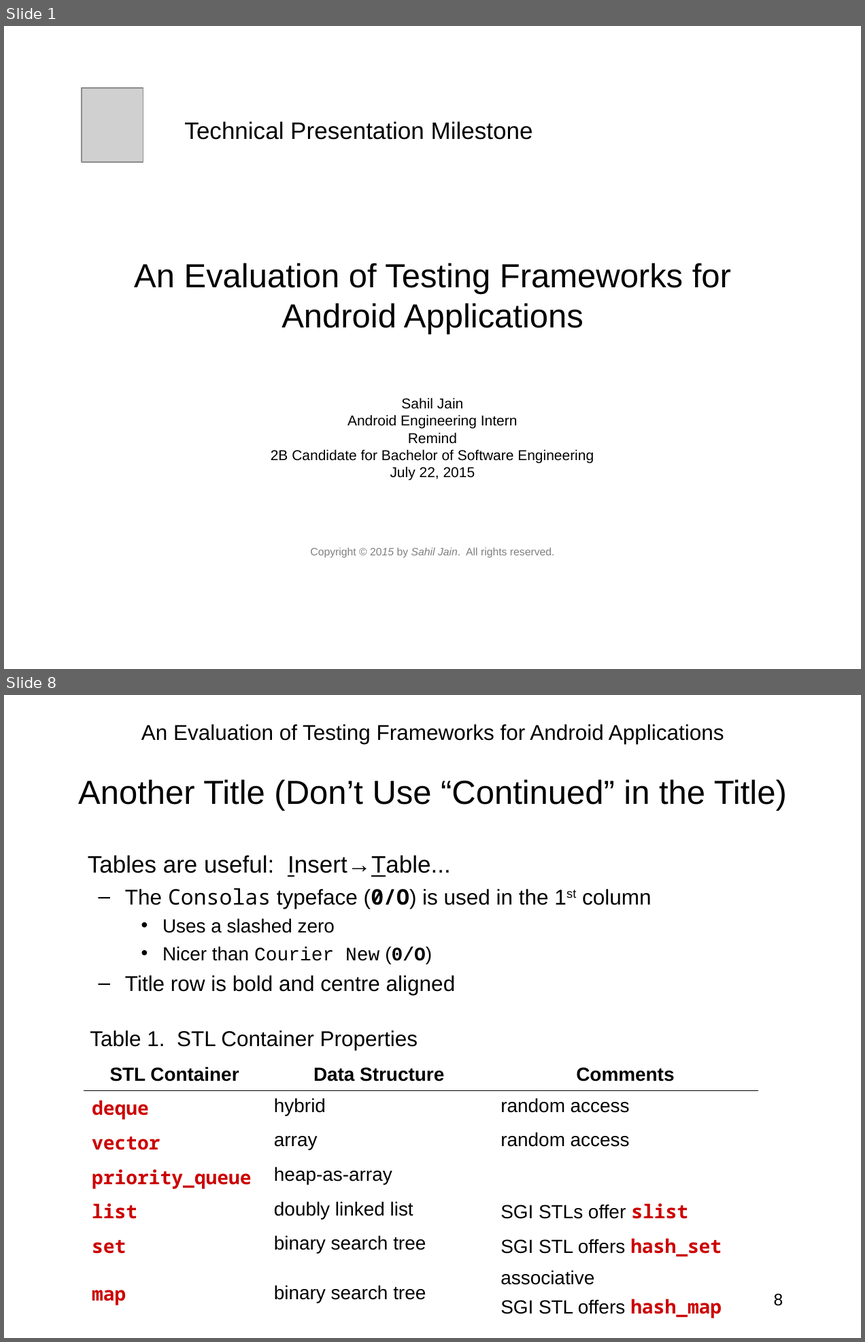
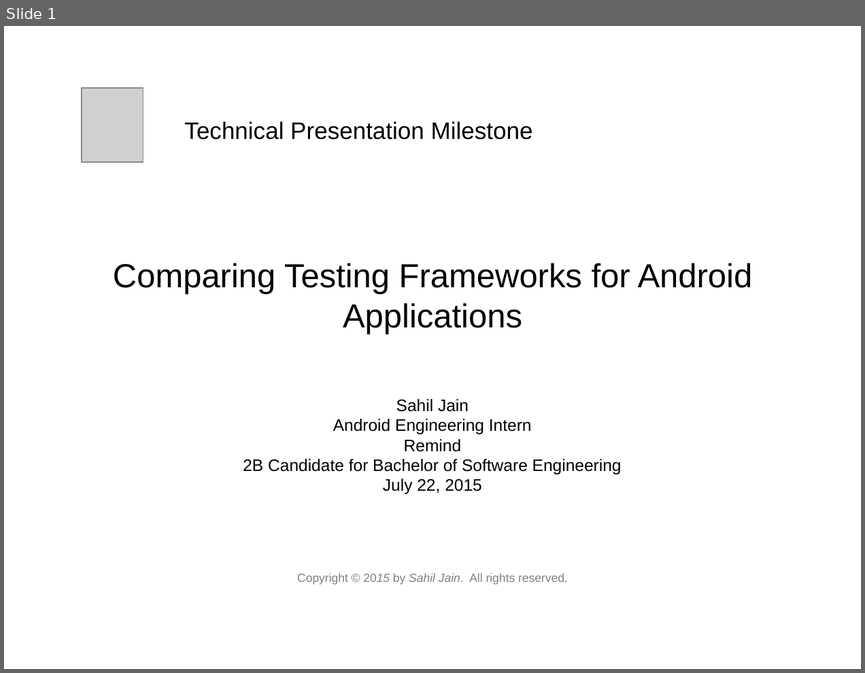
Before and after one commit to sahiljain/tpm, a slide deck: s44jain_tpm.ppt. Shown one above the other, each under a label of ours: slides 1 and 8 before the commit, slide 1 after it; the slides between them are not shown. The pictures are 865x1342 and 865x673 pixels, drawn with LibreOffice and Linux fonts; fonts in the diff are those of the drawing; grey boxes stand for pictures. Boxes give left, top, right and bottom in pixels: in the first picture for what was removed or moved away, otherwise in the second. Text is boxed around its words. In the diff, an @@ line names an element or a change of style, - is before the commit and + after.

```diff
--- a/s44jain_tpm.ppt
+++ b/s44jain_tpm.ppt
@@ slide 8 removed at bbox=[4, 695, 861, 1338], background #FFFFFF @@
@@ text removed at bbox=[141, 724, 724, 744] @@
-An Evaluation of Testing Frameworks for Android Applications
@@ title removed at bbox=[78, 779, 787, 811] @@
-Another Title (Don’t Use “Continued” in the Title)
@@ text removed at bbox=[88, 855, 651, 995] @@
-Tables are useful: Insert→Table...
-  – The Consolas typeface (0/O) is used in the 1st column
-    • Uses a slashed zero
-    • Nicer than Courier New (0/O)
-  – Title row is bold and centre aligned
@@ text removed at bbox=[90, 1030, 417, 1050] @@
-Table 1. STL Container Properties
@@ table removed at bbox=[84, 1059, 758, 1321], 7 rows, 3 columns @@
-STL Container | Data Structure | Comments
-deque | hybrid | random access
-vector | array | random access
-priority_queue | heap-as-array | 
-list | doubly linked list | SGI STLs offer slist
-set | binary search tree | SGI STL offers hash_set
-map | binary search tree | associative / SGI STL offers hash_map
@@ page number removed at bbox=[774, 1293, 783, 1306] @@
-8
@@ slide 1 changed as well @@
@@ title at bbox=[113, 263, 753, 334]: text changed @@
-An Evaluation of Testing Frameworks for Android Applications
+Comparing Testing Frameworks for Android Applications
@@ subtitle "Sahil Jain Android Engineering Intern ..." at bbox=[243, 399, 621, 584]: size 12 to 14 pt in "Sahil Jain Android Engineering Intern Remind 2B ..."; size 9 to 10 pt in "Copyright © 2015 by Sahil Jain. All ..." @@
```
Also in this commit, not shown: 2 other slides changed, 13 slides added, 14 other slides removed.
